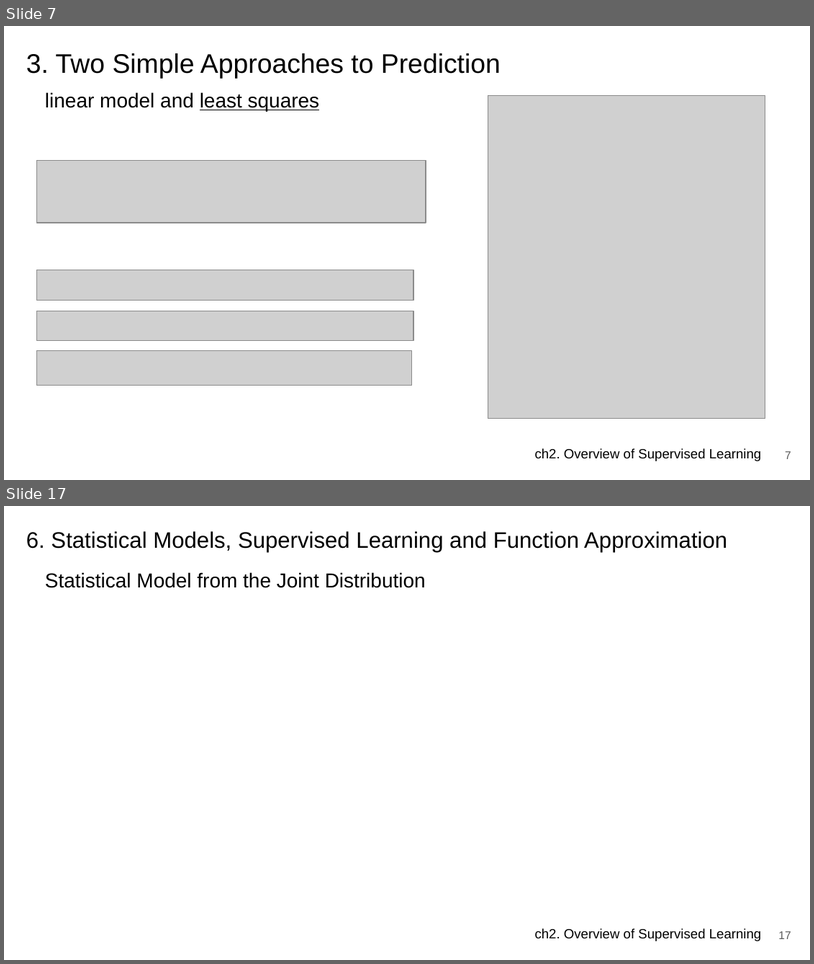
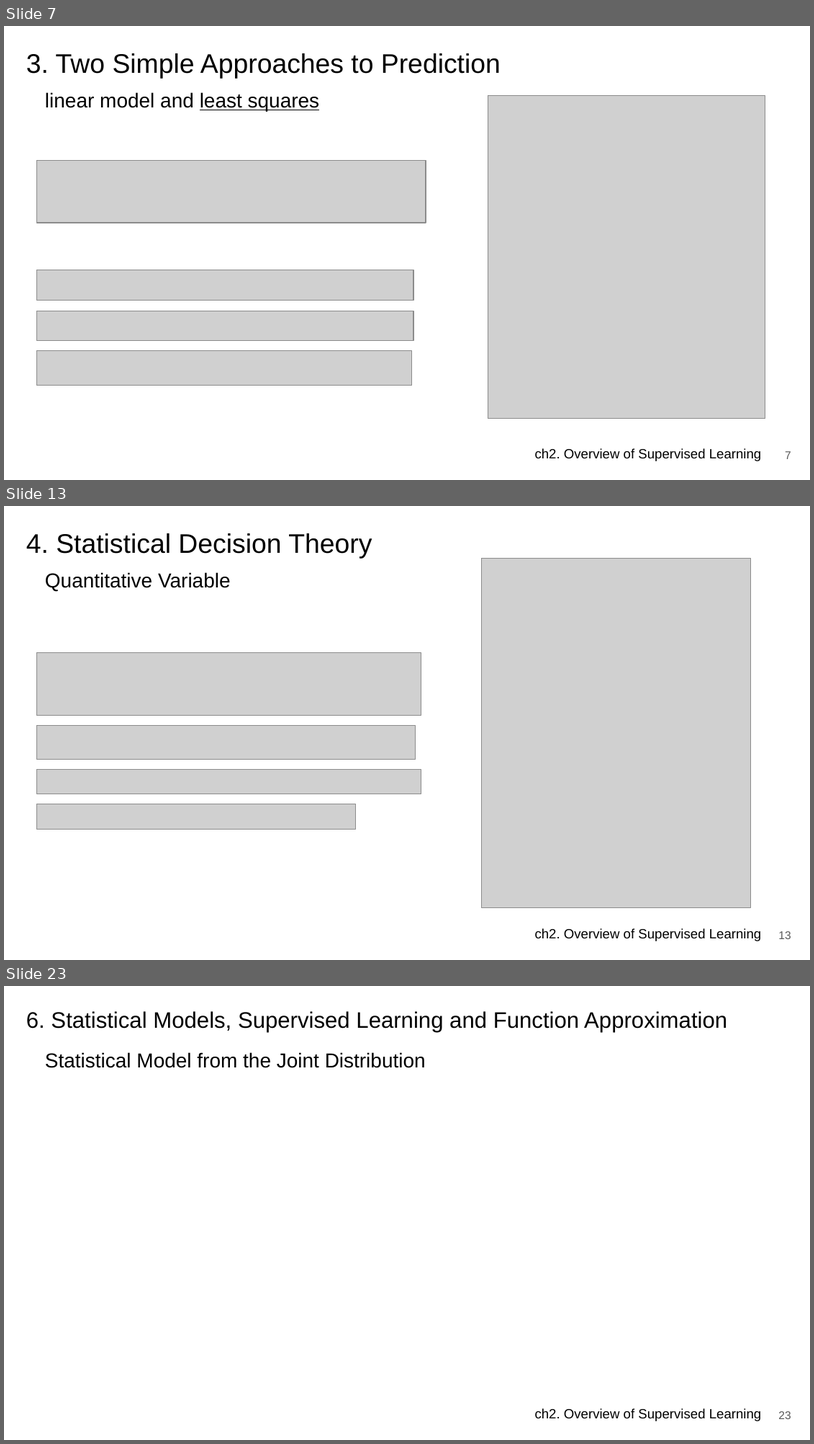
Before and after one commit to JerryKwon/ElemStatLearn-review, a slide deck: ch2. Supervised Learning/presentation/ch2. Overview of Supervised Learning.pptx. Shown one above the other, each under a label of ours: slides 7 and 17 before the commit, slides 7, 13 and 23 after it; the slides between them are not shown. The pictures are 814x964 and 814x1444 pixels, drawn with LibreOffice and Linux fonts; fonts in the diff are those of the drawing; grey boxes stand for pictures. Boxes give left, top, right and bottom in pixels: in the first picture for what was removed or moved away, otherwise in the second. Text is boxed around its words. In the diff, an @@ line names an element or a change of style, - is before the commit and + after.

```diff
--- a/ch2. Supervised Learning/presentation/ch2. Overview of Supervised Learning.pptx
+++ b/ch2. Supervised Learning/presentation/ch2. Overview of Supervised Learning.pptx
@@ slide 13 added at [4,506,810,960], background #FFFFFF; not listed: 1 template element that a slide beside it also shows @@
@@ title added at [26,533,372,558], 24 pt, text #000000 @@
+4. Statistical Decision Theory
@@ picture added at [482,558,751,908] @@
@@ title added at [45,572,231,591], 18 pt, text #000000 @@
+Quantitative Variable
@@ picture added at [37,652,421,715] @@
@@ picture added at [37,726,415,759] @@
@@ picture added at [37,770,421,794] @@
@@ picture added at [37,803,356,829] @@
@@ page number added at [779,931,791,939], 10 pt, text #595959 @@
+13
@@ what was slide 17 is now slide 23 @@
@@ page number at [779,1411,791,1419]: text changed @@
-17
+23
```
Also in this commit, not shown: 9 slides changed, 5 other slides added, 1 other file.
